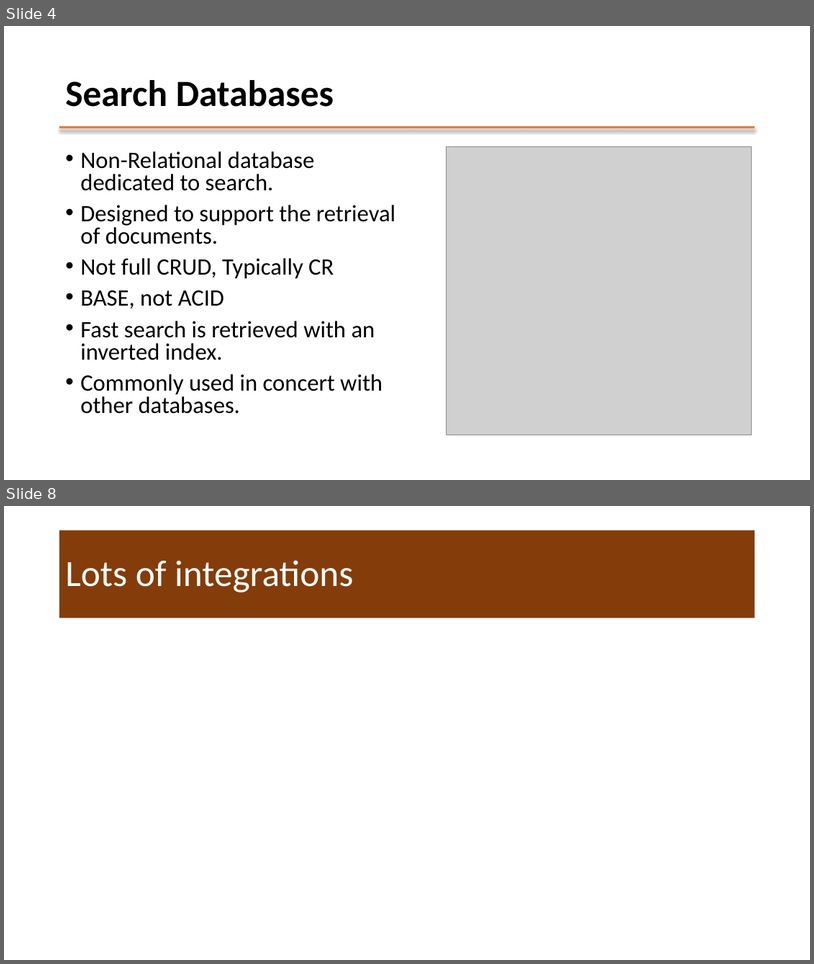
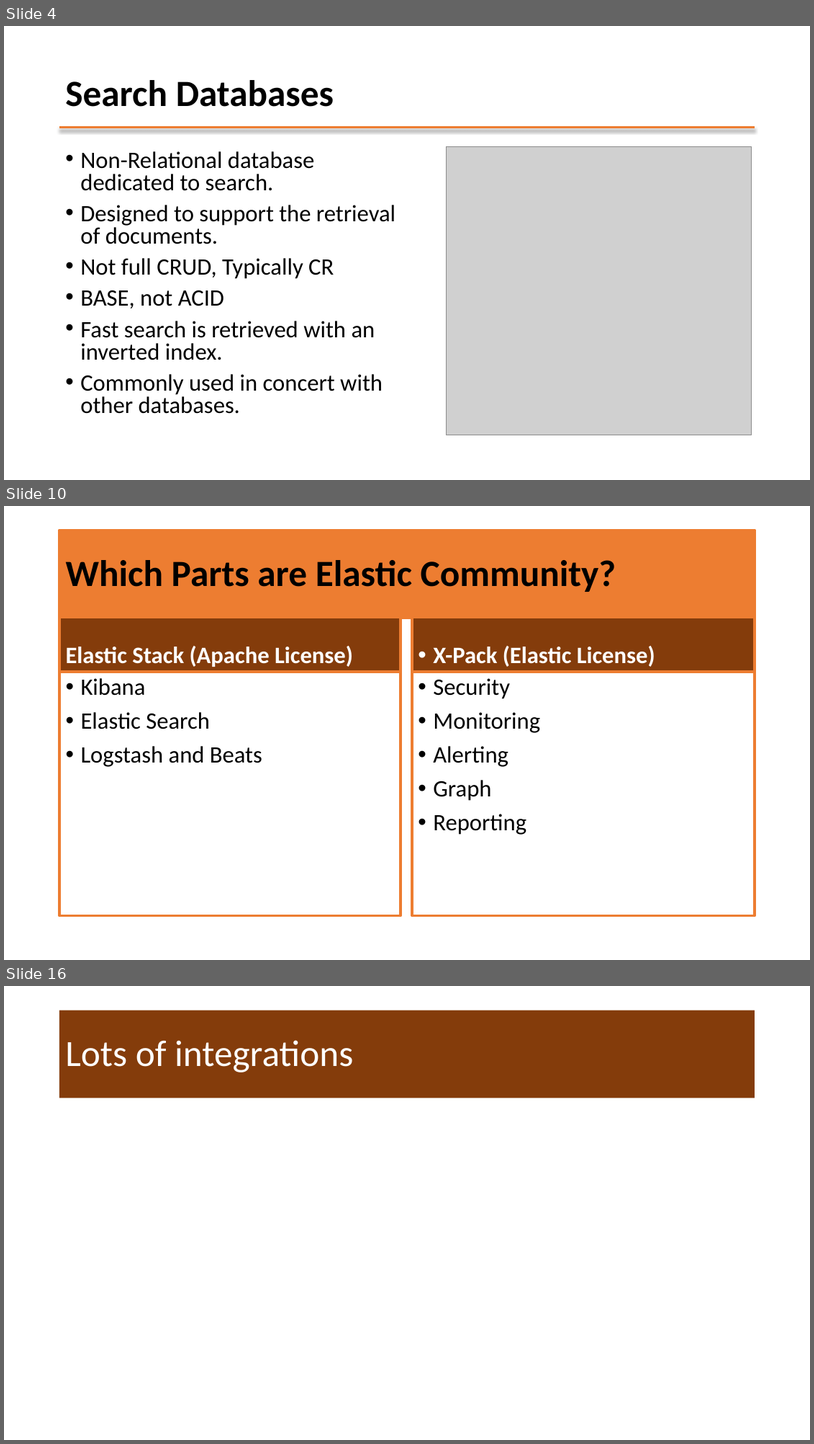
Before and after one commit to mafudge/ist769-old, a slide deck: content/J-Search/J-Search.pptx. Shown one above the other, each under a label of ours: slides 4 and 8 before the commit, slides 4, 10 and 16 after it; the slides between them are not shown. The pictures are 814x964 and 814x1444 pixels, drawn with LibreOffice and Linux fonts; fonts in the diff are those of the drawing; grey boxes stand for pictures. Boxes give left, top, right and bottom in pixels: in the first picture for what was removed or moved away, otherwise in the second. Text is boxed around its words. In the diff, an @@ line names an element or a change of style, - is before the commit and + after.

Commit message:
elastic

```diff
--- a/content/J-Search/J-Search.pptx
+++ b/content/J-Search/J-Search.pptx
@@ slide 10 added at [4,506,810,960], background #FFFFFF @@
@@ title added at [59,530,756,618], fill #ED7D31, outline #ED7D31 3 pt, 44 pt, text #000000, bold @@
+Which Parts are Elastic Community?
@@ text added at [59,618,401,672], fill #843C0B, outline #ED7D31 3 pt, 28 pt, text #FFFFFF, bold @@
+Elastic Stack (Apache License)
@@ text added at [412,618,756,672], fill #843C0B, outline #ED7D31 3 pt, 28 pt, text #FFFFFF, bold @@
+• X-Pack (Elastic License)
@@ text added at [59,672,401,916], outline #ED7D31 3 pt, 28 pt, text #000000 @@
+• Kibana
+• Elastic Search
+• Logstash and Beats
@@ text added at [412,672,756,916], outline #ED7D31 3 pt, 28 pt, text #000000 @@
+• Security
+• Monitoring
+• Alerting
+• Graph
+• Reporting
@@ what was slide 8 is now slide 16 @@
```
Also in this commit, not shown: 2 slides changed, 8 other slides added, 1 slide removed, 2 other files.
